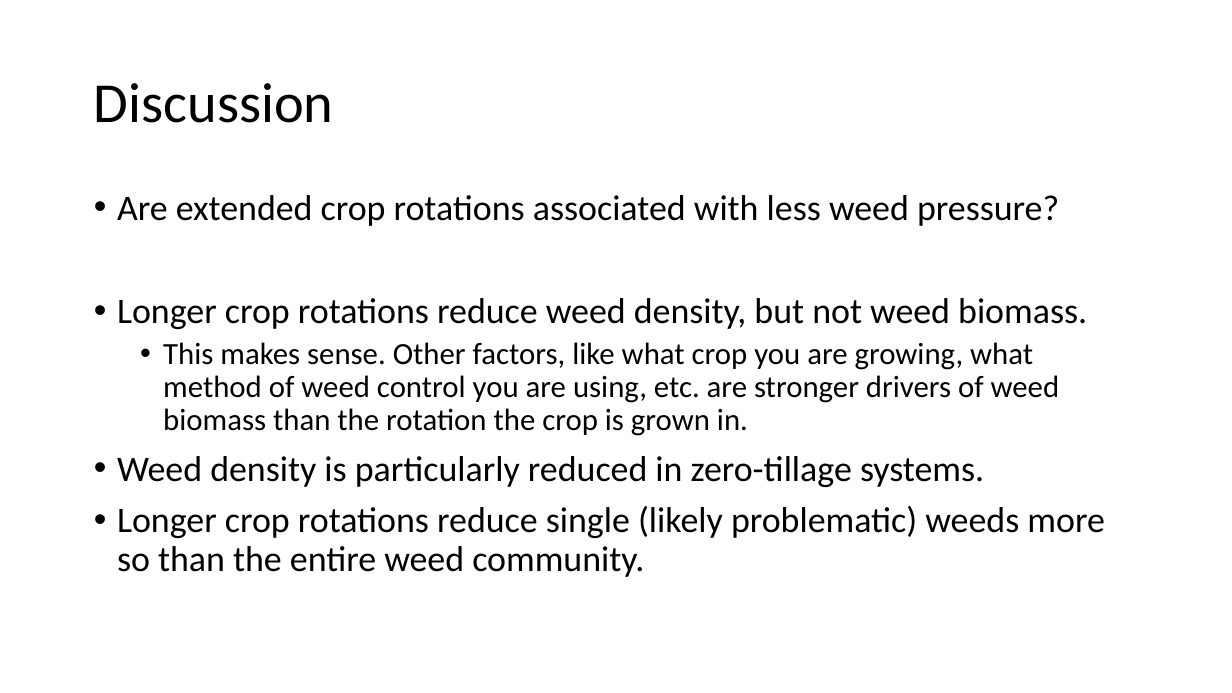
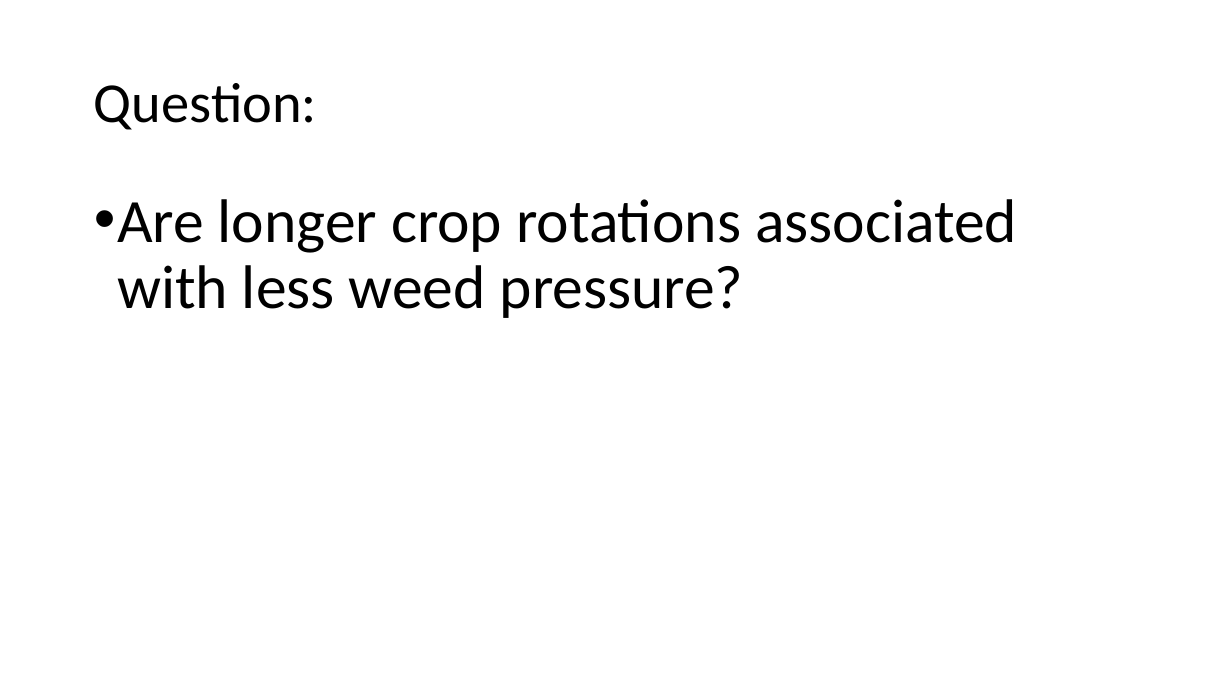
Before and after one commit to EEB698-F2018/analysis-outline-vanichols, a slide deck: slide 2 of Presentation_v1.pptx (slide 11 before the commit). Drawn at 1232x693 pixels with LibreOffice and Linux fonts; fonts in the diff are those of the drawing. Boxes give left, top, right and bottom in pixels: in the first picture for what was removed or moved away, otherwise in the second. Text is boxed around its words. In the diff, an @@ line names an element or a change of style, - is before the commit and + after.

```diff
--- a/Presentation_v1.pptx
+++ b/Presentation_v1.pptx
@@ title at [94,83,317,130]: text changed @@
-Discussion
+Question:
@@ text at [117,199,1017,318]: text changed; size 28 to 48 pt @@
-• Are extended crop rotations associated with less weed pressure?
-• Longer crop rotations reduce weed density, but not weed biomass.
-  • This makes sense. Other factors, like what crop you are growing, what method of weed control you are using, etc. are stronger drivers of weed biomass than the rotation the crop is grown in.
-• Weed density is particularly reduced in zero-tillage systems.
-• Longer crop rotations reduce single (likely problematic) weeds more so than the entire weed community.
+• Are longer crop rotations associated with less weed pressure?
```
Also in this commit, not shown: 9 other slides changed, 4 slides added.
